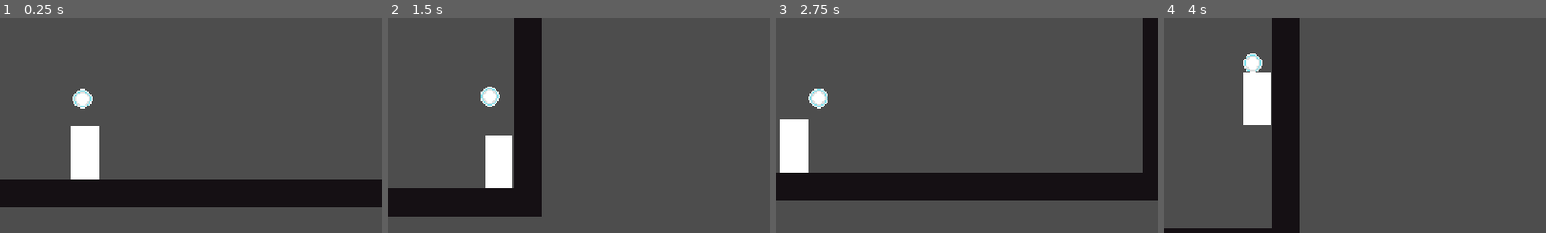
Above: before the commit, frames 1-4 (left to right).
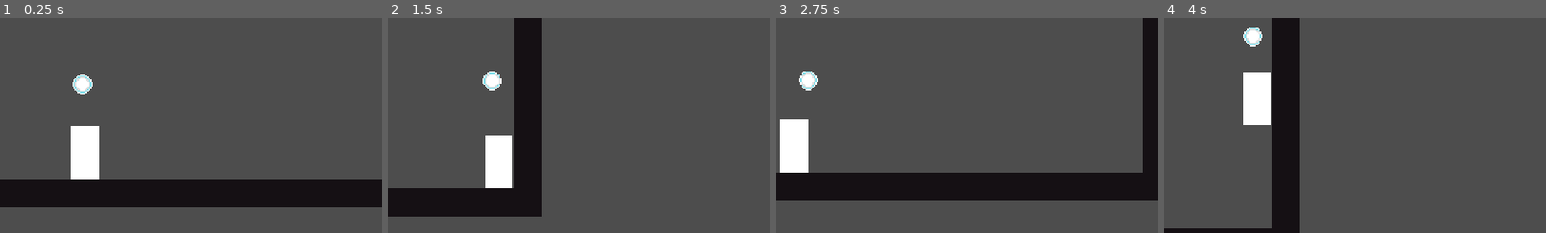
Above: after the commit, the same moments.

Repository: Timi865/Microvania
Game: Godot game, scene res://Scenes/game.tscn
Two runs of this game, one before a commit and one after it. Both use one fixed random seed, a clock stepped at 60 frames per second and the inputs below.
Inputs:
- Up to frame 1 (0.25 s): no input
- Up to frame 2 (1.5 s): hold Right (Move_right) from 0.53 s (still down); tap C (dash) at 0.6, 1.35 s; tap Space (Jump) at 0.77 s
- Up to frame 3 (2.75 s): tap Space (Jump) at 1.52 s; release Right (Move_right) at 2.03 s; hold Left (Move_left) from 2.03 s (still down); tap C (dash) at 2.1 s
- Up to frame 4 (4 s): release Left (Move_left) at 2.78 s; hold Right (Move_right) from 2.78 s (still down); tap C (dash) at 2.85, 3.6 s; tap Space (Jump) at 3.02, 3.77 s
The pictures show only the part of the screen within x 39-89%, y 22-72%; the shares and areas given below are measured in that part.

The runs differ from the first frame. In frame 1, 0.6% of the frame differs, in the area x 19-25%, y 26-43%; in frame 2, 0.6%; in frame 3, 0.7%, in the area x 6-14%, y 24-43%; in frame 4, 0.7%.

Commit message:
Tune orb placement and physics
Adjusted the orb's default position higher on the player and added a small physics reaction value. Also noted the fragile parent-chain lookup in orb.gd that currently depends on the player's grandparent node.

Diff:
--- a/Scenes/character_body_2d.tscn
+++ b/Scenes/character_body_2d.tscn
@@ -25,4 +25,5 @@
 script = ExtResource("2_it8n0")
 
 [node name="Orb" parent="OrbManager" unique_id=915681463 instance=ExtResource("2_88kja")]
-position = Vector2(2, -14)
+position = Vector2(2, -19)
+physics_reaction = 0.05
--- a/Scripts/orb.gd
+++ b/Scripts/orb.gd
@@ -14,7 +14,7 @@
 func _process(delta: float) -> void:
 	time += delta
 
-	var player = get_parent().get_parent()
+	var player = get_parent().get_parent()#this gets the grandparent node(player). This is quite Fragile though so ill have to do something more secure later
 
 	var target_position := start_position
 
